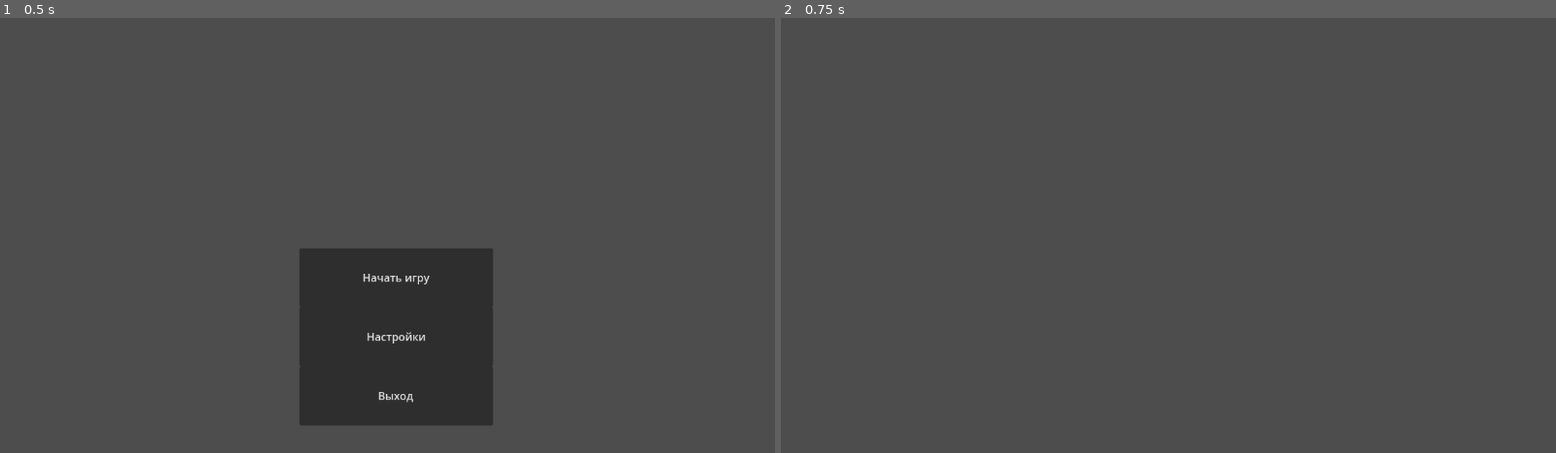
Above: before the commit, frames 1-2 (left to right).
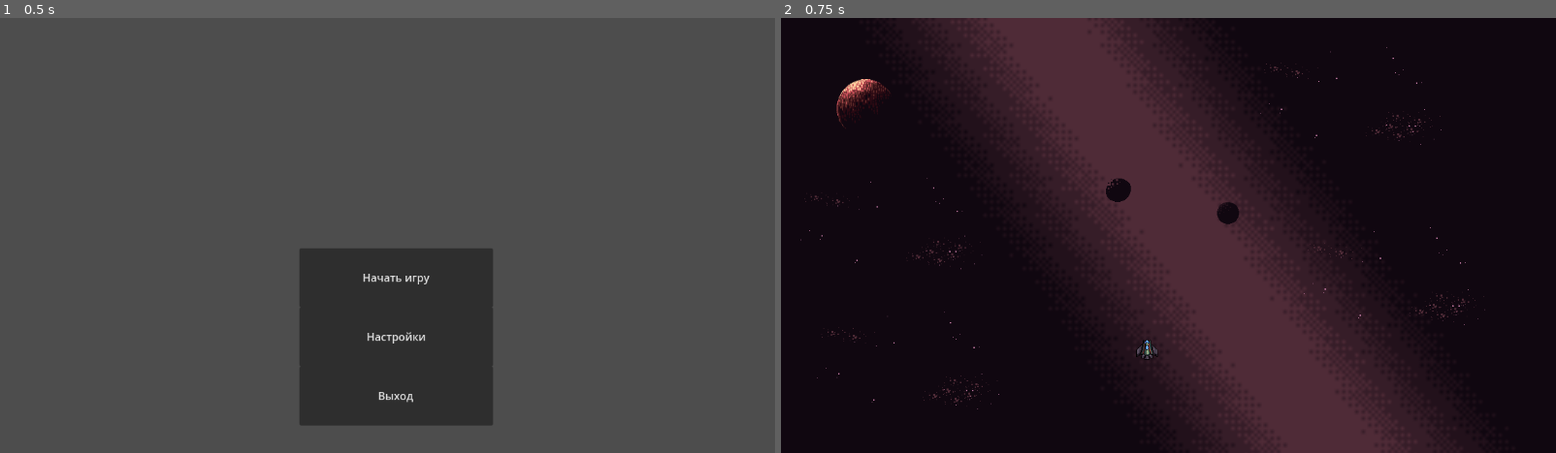
Above: after the commit, the same moments.

Repository: BrightKii/Space-Adventure
Game: Godot game, scene res://main_menu.tscn
Two runs of this game, one before a commit and one after it. Both use one fixed random seed, a clock stepped at 60 frames per second and the inputs below. The project has no main scene, so this scene is started directly.
Inputs:
- Up to frame 1 (0.5 s): no input
- Up to frame 2 (0.75 s): click "Начать игру" at 0.5 s

Frame 1 is identical in both runs. In frame 2, 100% of the frame differs, in the area x 0-100%, y 0-100%.

Commit message:
Обновление игры
Пока добавил коммент к одному(на момент коммита) скрипту в качестве пояснения. Также импортировал другую модель корабля, сделанную в pixel art стиле, как в принципе и космическое пространство.

Diff:
--- a/main_menu.gd
+++ b/main_menu.gd
@@ -1,8 +1,14 @@
 extends Node2D
-
+"""
+По поводу всего того, что написано ниже:
+	func здесь - это по сути автоматически созданные обработчики сигналов, поступающих
+	с кнопок, которые собственно указаны в названии.
+	Через tree() идёт взаимодействие с иерархией и собственно с внутренними файлами проекта.
+	В целом quit() это выход из программы, а change_scene_to_file меняет активную сцену т.е.
+	уровень или отображаемый экран в нашем проекте.
+"""
 func _on_start_pressed():
 	get_tree().change_scene_to_file("res://space.tscn")
-
 
 func _on_settings_pressed():
 	get_tree().change_scene_to_file("res://settings.tscn")
--- a/space.tscn
+++ b/space.tscn
@@ -1,4 +1,10 @@
-[gd_scene load_steps=2 format=3 uid="uid://c4utproqfxo80"]
+[gd_scene load_steps=7 format=3 uid="uid://c4utproqfxo80"]
+
+[ext_resource type="Texture2D" uid="uid://bnk7tfehnimxq" path="res://Space Assets/Nairan - Bomber - Base.png" id="1_ak2fy"]
+[ext_resource type="Texture2D" uid="uid://cjf03kqeyeyh3" path="res://Space Assets/parallax-space-backgound.png" id="1_swh86"]
+[ext_resource type="Texture2D" uid="uid://c3dtcp56cufii" path="res://Space Assets/parallax-space-big-planet.png" id="2_o3vw2"]
+[ext_resource type="Texture2D" uid="uid://cus7inc4c1jax" path="res://Space Assets/parallax-space-far-planets.png" id="3_k36gs"]
+[ext_resource type="Texture2D" uid="uid://co8l330w7i4qi" path="res://Space Assets/parallax-space-stars.png" id="4_y0dk2"]
 
 [sub_resource type="CapsuleShape2D" id="CapsuleShape2D_jp55k"]
 
@@ -10,6 +16,46 @@
 position = Vector2(544, 496)
 shape = SubResource("CapsuleShape2D_jp55k")
 
+[node name="Nairan-Bomber-Base" type="Sprite2D" parent="Ship"]
+position = Vector2(544, 493)
+texture = ExtResource("1_ak2fy")
+
 [node name="ParallaxBackground" type="ParallaxBackground" parent="."]
 
 [node name="ParallaxLayer" type="ParallaxLayer" parent="ParallaxBackground"]
+
+[node name="Parallax-space-backgound" type="Sprite2D" parent="ParallaxBackground/ParallaxLayer"]
+position = Vector2(587, 336)
+scale = Vector2(4.84559, 4.9625)
+texture = ExtResource("1_swh86")
+
+[node name="ParallaxLayer2" type="ParallaxLayer" parent="ParallaxBackground"]
+
+[node name="Parallax-space-big-planet" type="Sprite2D" parent="ParallaxBackground/ParallaxLayer2"]
+position = Vector2(126, 135)
+texture = ExtResource("2_o3vw2")
+
+[node name="ParallaxLayer3" type="ParallaxLayer" parent="ParallaxBackground"]
+
+[node name="Parallax-space-far-planets" type="Sprite2D" parent="ParallaxBackground/ParallaxLayer3"]
+position = Vector2(573, 309)
+texture = ExtResource("3_k36gs")
+
+[node name="ParallaxLayer4" type="ParallaxLayer" parent="ParallaxBackground"]
+
+[node name="Parallax-space-stars1" type="Sprite2D" parent="ParallaxBackground/ParallaxLayer4"]
+position = Vector2(163, 302)
+scale = Vector2(1, 0.9375)
+texture = ExtResource("4_y0dk2")
+
+[node name="Parallax-space-stars2" type="Sprite2D" parent="ParallaxBackground/ParallaxLayer4"]
+position = Vector2(911, 380)
+texture = ExtResource("4_y0dk2")
+
+[node name="Parallax-space-stars3" type="Sprite2D" parent="ParallaxBackground/ParallaxLayer4"]
+position = Vector2(188, 506)
+texture = ExtResource("4_y0dk2")
+
+[node name="Parallax-space-stars4" type="Sprite2D" parent="ParallaxBackground/ParallaxLayer4"]
+position = Vector2(846, 112)
+texture = ExtResource("4_y0dk2")
Binary file added: Space Assets/Nairan - Bomber - Base.png
Not shown, added: Space Assets/Nairan - Bomber - Base.png.import
